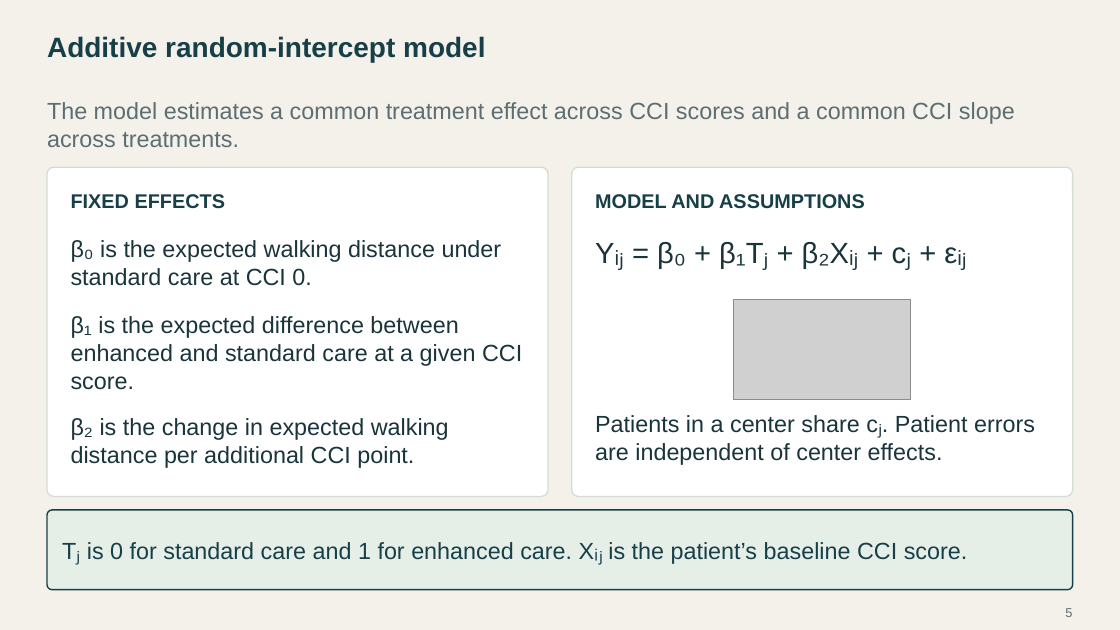
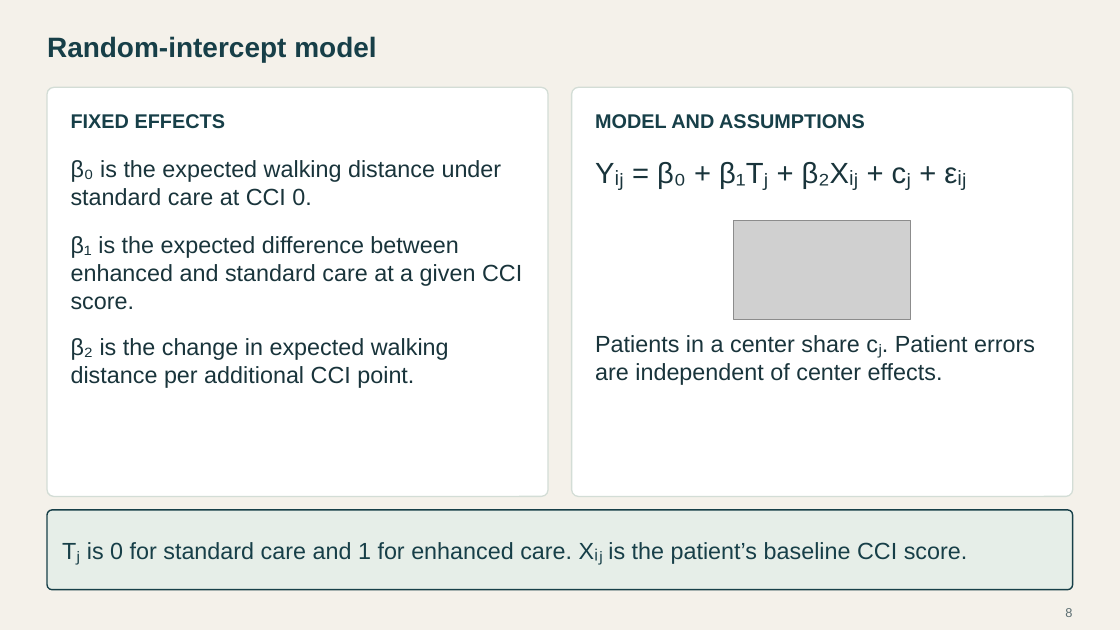
Before and after one commit to Postmus/BeyondMLR, a slide deck: slide 8 of lectures_2627/week3/Beyond_MLR_Week_3.pptx (slide 5 before the commit). Drawn at 1120x630 pixels with LibreOffice and Linux fonts; fonts in the diff are those of the drawing; grey boxes stand for pictures. Boxes give left, top, right and bottom in pixels: in the first picture for what was removed or moved away, otherwise in the second. Text is boxed around its words. In the diff, an @@ line names an element or a change of style, - is before the commit and + after.

```diff
--- a/lectures_2627/week3/Beyond_MLR_Week_3.pptx
+++ b/lectures_2627/week3/Beyond_MLR_Week_3.pptx
@@ text at (47, 36, 376, 62): text changed @@
-Additive random-intercept model
+Random-intercept model
@@ rounded rectangle: place and size @@
-rounded rectangle at (47, 167, 548, 497)
+rounded rectangle at (47, 87, 548, 497)
@@ rounded rectangle at (47, 87, 548, 497): proportions changed @@
@@ rounded rectangle at (571, 87, 1072, 497): proportions changed @@
@@ rounded rectangle: place and size @@
-rounded rectangle at (571, 167, 1072, 497)
+rounded rectangle at (571, 87, 1072, 497)
@@ text removed at (47, 102, 1015, 147) @@
-The model estimates a common treatment effect across CCI scores and a common CCI slope across treatments.
@@ 7 texts, 1 picture: place and size @@
-7 texts, 1 picture at (71, 194, 1035, 468)
+7 texts, 1 picture at (71, 114, 1035, 388)
```
Also in this commit, not shown: 6 other slides changed, 6 slides added, 1 slide removed, 21 other files.
